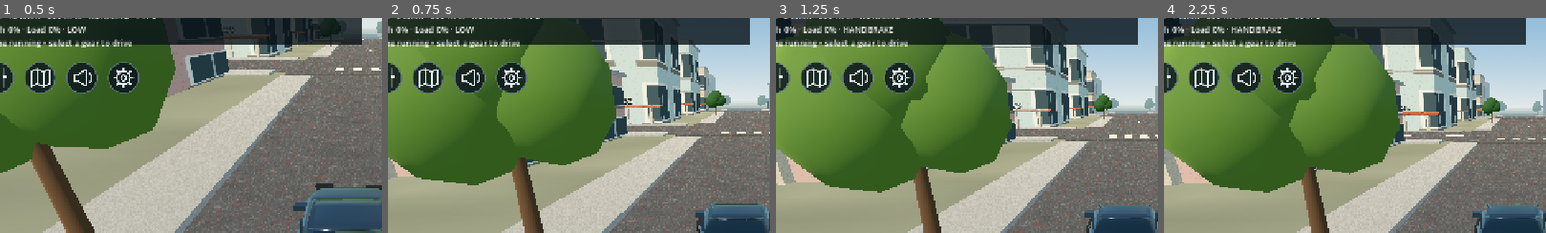
Above: before the commit, frames 1-4 (left to right).
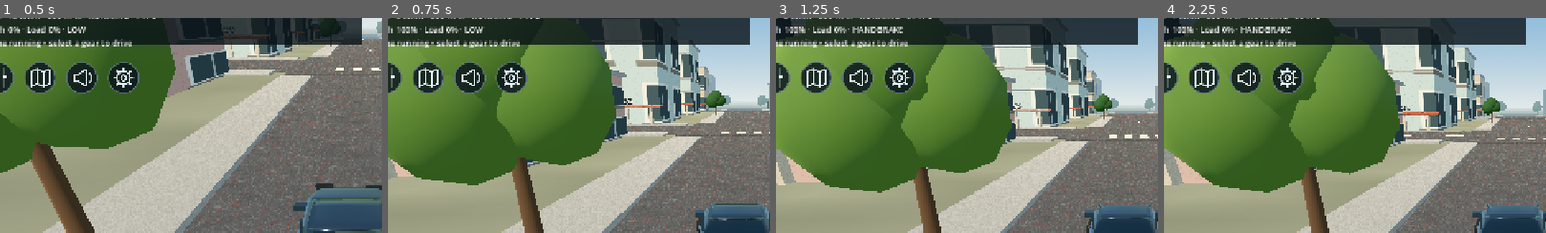
Above: after the commit, the same moments.

Repository: Mhd-Azeem/WebToApp
Game: Godot game, scene res://scenes/main.tscn
Two runs of this game, one before a commit and one after it. Both use one fixed random seed, a clock stepped at 60 frames per second and the inputs below.
Inputs (mouse positions are % of the whole screen's width and height, from its top left):
- Up to frame 1 (0.5 s): no input
- Up to frame 2 (0.75 s): tap Enter at 0.5 s; move the mouse to (72, 45) at 0.52 s; hold D from 0.53 s (still down); hold Shift from 0.53 s (still down); click (72, 45) at 0.67 s
- Up to frame 3 (1.25 s): keep holding D; keep holding Shift; tap Space at 0.77 s; tap C at 0.8 s
- Up to frame 4 (2.25 s): release D at 1.25 s; release Shift at 1.25 s; drag from (30, 55) to (45, 70) at 1.27 s; move the mouse to (60, 28) at 2.02 s; hold D from 2.03 s (still down); hold Shift from 2.03 s (still down)
The pictures show only the part of the screen within x 4-54%, y 4-54%; the shares and areas given below are measured in that part.

Frame 1 is identical in both runs. In frame 2, 0.6% of the frame differs, in the area x 2-26%, y 3-8%; in frame 3, 0.8%, in the area x 2-34%, y 3-8%; in frame 4, 0.8%.

Commit message:
Use Shift as clutch on Windows while preserving Android pedal

Diff:
--- a/az-car-3d/scripts/car.gd
+++ b/az-car-3d/scripts/car.gd
@@ -69,7 +69,7 @@
 		b=1
 	effective_gas=t
 	effective_brake=b
-	var c := maxf(clutch_pedal,float(Input.is_key_pressed(KEY_C)))
+	var c := maxf(clutch_pedal,float((Input.is_key_pressed(KEY_SHIFT) if OS.has_feature("pc") else Input.is_key_pressed(KEY_C))))
 	if not controls_enabled: c=1
 	transmission.clutch=move_toward(transmission.clutch,c,delta*7.0)
 	var steer_input := turn + float(Input.is_key_pressed(KEY_A))-float(Input.is_key_pressed(KEY_D))
